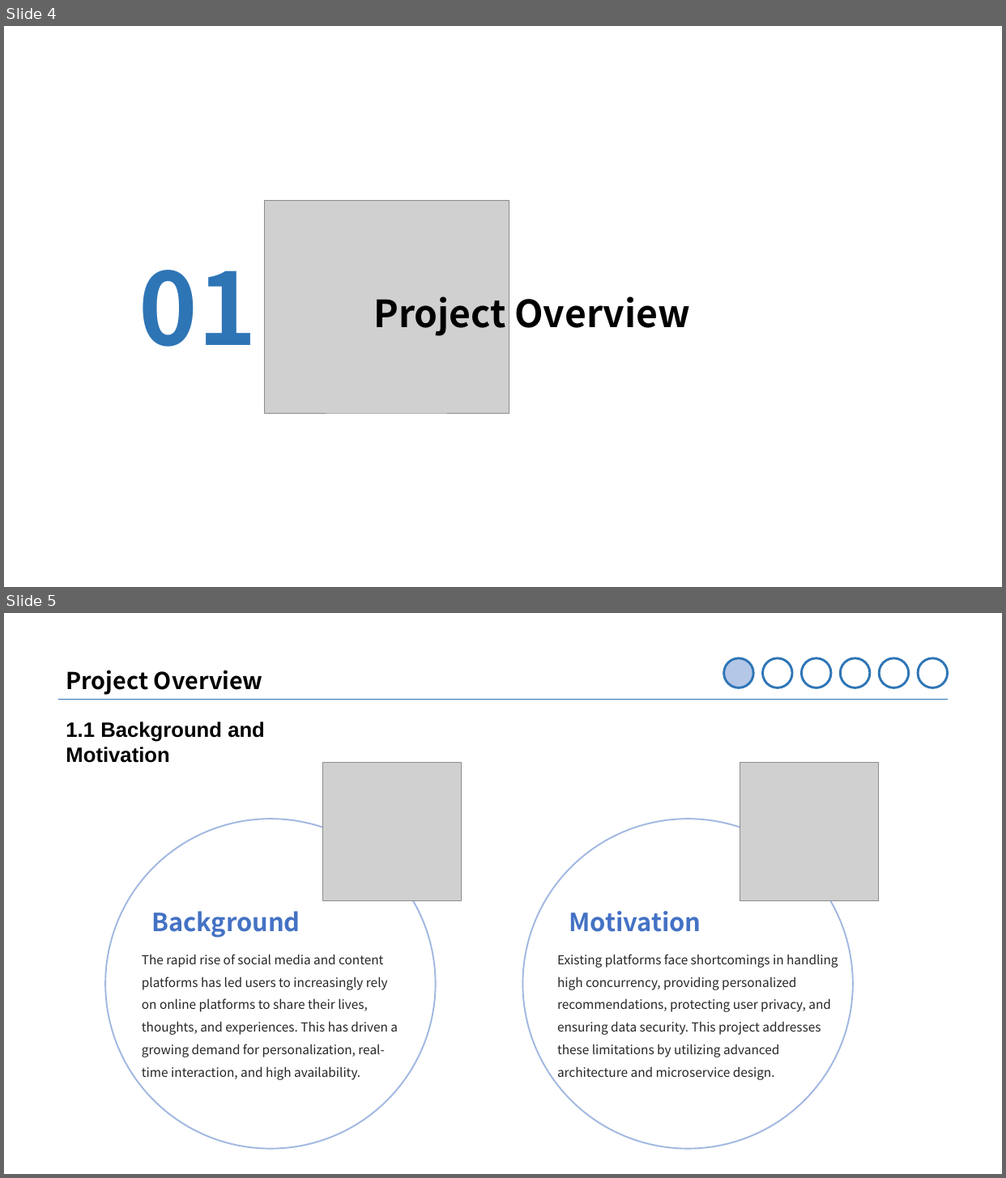
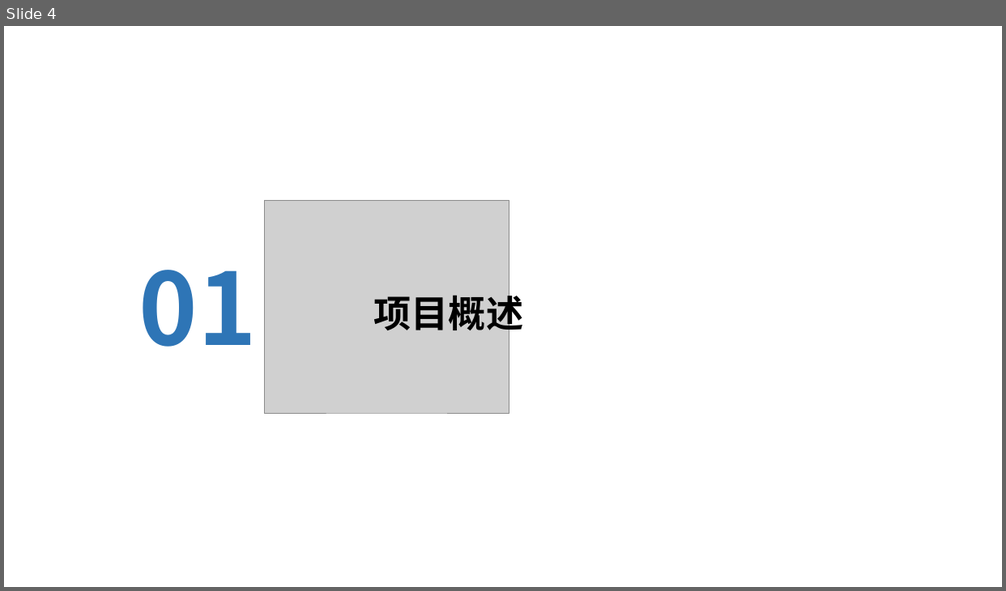
Before and after one commit to Yuen647/Momento, a slide deck: proposal-doc/12组-Momento.pptx. Shown one above the other, each under a label of ours: slides 4 and 5 before the commit, slide 4 after it. The pictures are 1006x1178 and 1006x591 pixels, drawn with LibreOffice and Linux fonts; fonts in the diff are those of the drawing; grey boxes stand for pictures; background and template pictures are left out. Boxes give left, top, right and bottom in pixels: in the first picture for what was removed or moved away, otherwise in the second. Text is boxed around its words. In the diff, an @@ line names an element or a change of style, - is before the commit and + after.

```diff
--- a/proposal-doc/12组-Momento.pptx
+++ b/proposal-doc/12组-Momento.pptx
@@ slide 5 removed at (x1=4, y1=613, x2=1002, y2=1174), background #FFFFFF @@
@@ ellipse removed at (x1=724, y1=658, x2=754, y2=688) @@
@@ ellipse removed at (x1=763, y1=658, x2=793, y2=688) @@
@@ ellipse removed at (x1=801, y1=658, x2=831, y2=688) @@
@@ ellipse removed at (x1=840, y1=658, x2=870, y2=688) @@
@@ ellipse removed at (x1=879, y1=658, x2=909, y2=688) @@
@@ ellipse removed at (x1=918, y1=658, x2=948, y2=688) @@
@@ text removed at (x1=66, y1=670, x2=263, y2=695) @@
-Project Overview
@@ line removed from (58, 699) to (948, 699) @@
@@ text removed at (x1=66, y1=722, x2=265, y2=763) @@
-1.1 Background and Motivation
@@ picture removed at (x1=323, y1=763, x2=462, y2=901) @@
@@ picture removed at (x1=740, y1=763, x2=879, y2=901) @@
@@ ellipse removed at (x1=106, y1=819, x2=436, y2=1149) @@
@@ ellipse removed at (x1=522, y1=819, x2=853, y2=1149) @@
@@ text removed at (x1=151, y1=911, x2=300, y2=938) @@
-Background
@@ text removed at (x1=569, y1=911, x2=701, y2=932) @@
-Motivation
@@ text removed at (x1=142, y1=954, x2=398, y2=1080) @@
-The rapid rise of social media and content platforms has led users to increasingly rely on online platforms to share their lives, thoughts, and experiences. This has driven a growing demand for personalization, real-time interaction, and high availability.
@@ text removed at (x1=557, y1=954, x2=838, y2=1080) @@
-Existing platforms face shortcomings in handling high concurrency, providing personalized recommendations, protecting user privacy, and ensuring data security. This project addresses these limitations by utilizing advanced architecture and microservice design.
@@ slide 4 changed as well @@
@@ text at (x1=373, y1=289, x2=523, y2=337): text changed @@
-Project Overview
+项目概述
```
Also in this commit, not shown: 7 other slides changed, 14 slides added, 11 other slides removed, 19 other files.
